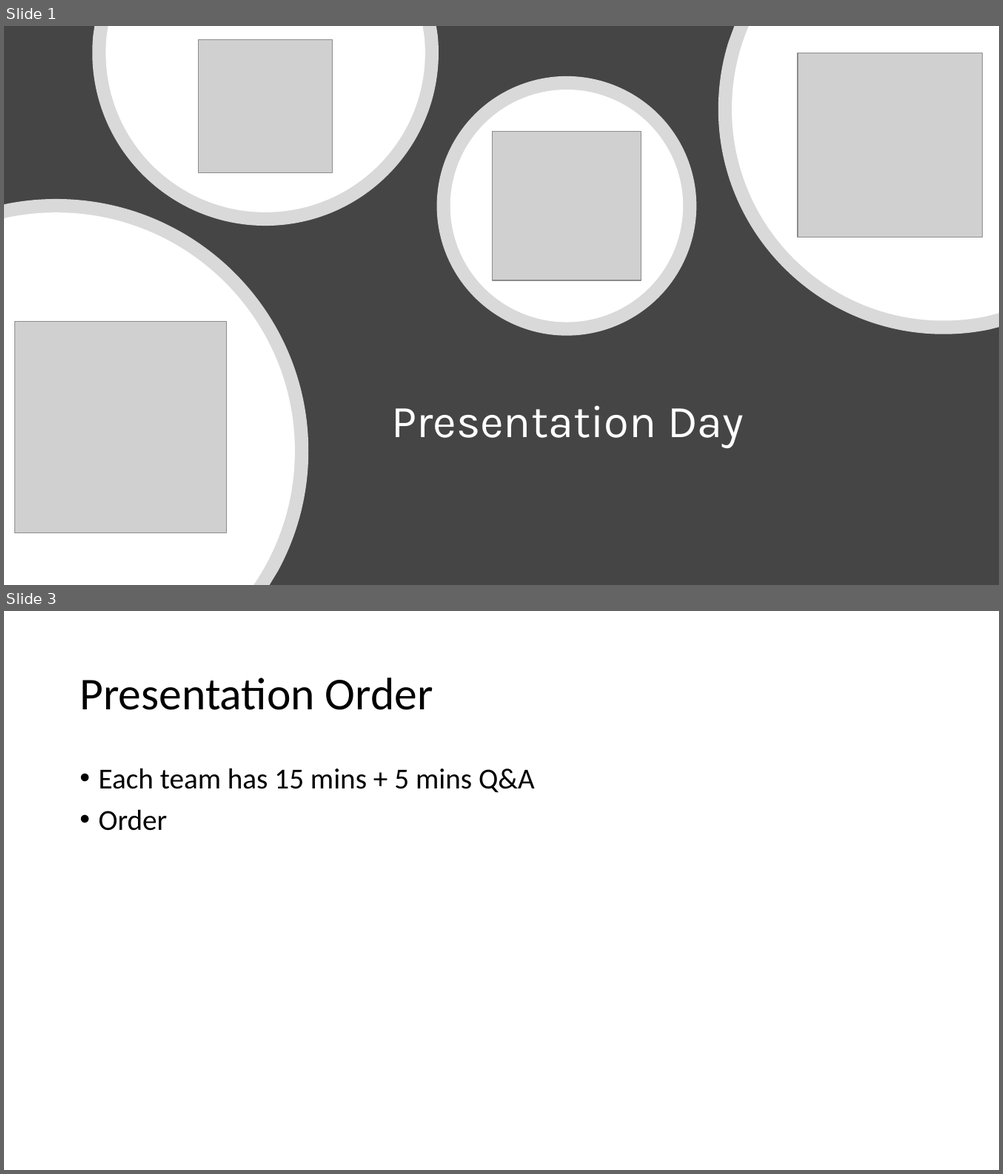
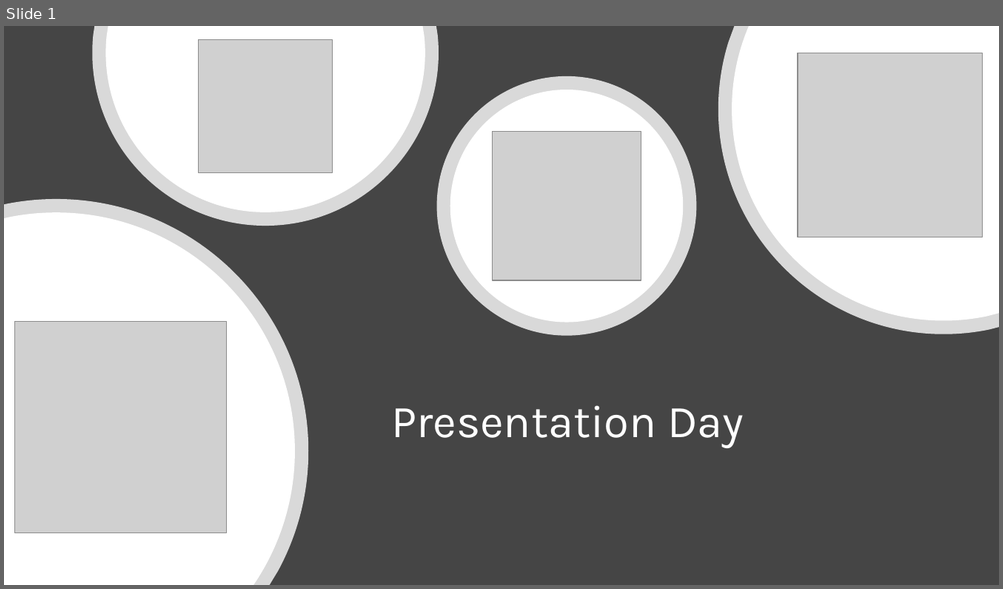
Before and after one commit to mikenguyen13/mar4050, a slide deck: lectures/14/1_Presentation Day.pptx. Shown one above the other, each under a label of ours: slides 1 and 3 before the commit, slide 1 after it; the slides between them are not shown. The pictures are 1003x1174 and 1003x589 pixels, drawn with LibreOffice and Linux fonts; fonts in the diff are those of the drawing; grey boxes stand for pictures. Boxes give left, top, right and bottom in pixels: in the first picture for what was removed or moved away, otherwise in the second. Text is boxed around its words. In the diff, an @@ line names an element or a change of style, - is before the commit and + after.

```diff
--- a/lectures/14/1_Presentation Day.pptx
+++ b/lectures/14/1_Presentation Day.pptx
@@ slide 3 removed at (4, 611, 999, 1170), background #FFFFFF @@
@@ title removed at (79, 678, 433, 710) @@
-Presentation Order
@@ text removed at (99, 768, 535, 831) @@
-• Each team has 15 mins + 5 mins Q&A
-• Order
```
Also in this commit, not shown: 1 slide changed, 1 slide added, 2 other files.
